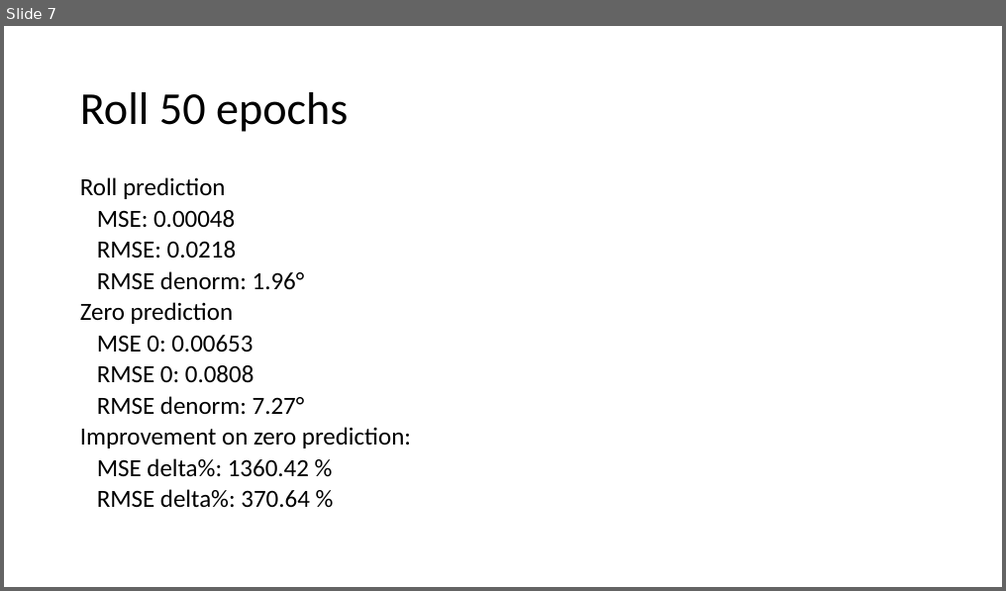
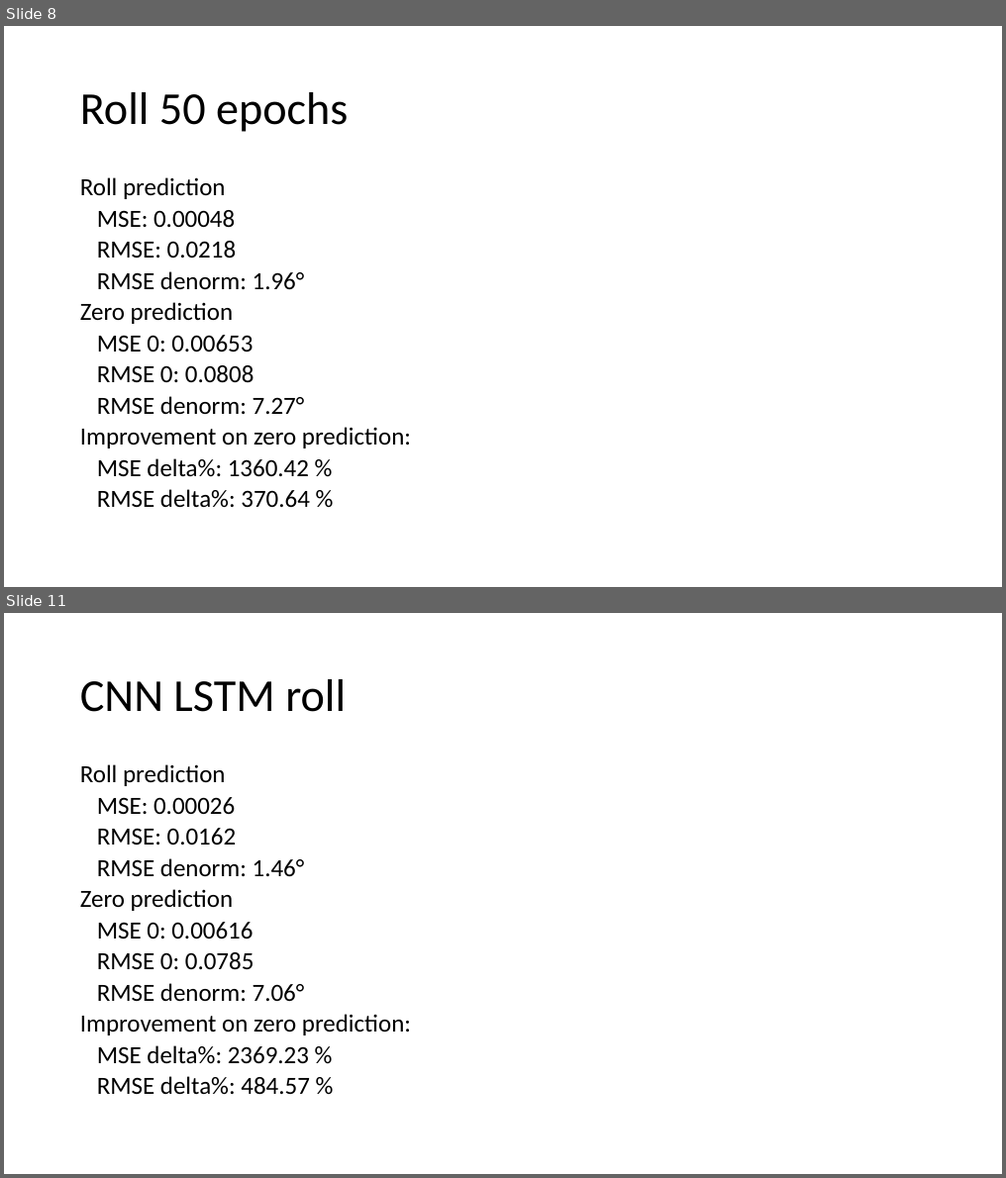
Before and after one commit to lancedw/3D-state-prediction-for-surface-vessels-using-IMU-data-and-images, a slide deck: Documentation/Presentations/Meeting 22-04-22.pptx. Shown one above the other, each under a label of ours: slide 7 before the commit, slides 8 and 11 after it; the slides between them are not shown. The pictures are 1006x591 and 1006x1178 pixels, drawn with LibreOffice and Linux fonts; fonts in the diff are those of the drawing. Boxes give left, top, right and bottom in pixels: in the first picture for what was removed or moved away, otherwise in the second. Text is boxed around its words. In the diff, an @@ line names an element or a change of style, - is before the commit and + after.

```diff
--- a/Documentation/Presentations/Meeting 22-04-22.pptx
+++ b/Documentation/Presentations/Meeting 22-04-22.pptx
@@ slide 11 added at [4,613,1002,1174], background #FFFFFF @@
@@ title added at [80,679,346,712], 44 pt, text #000000 @@
+CNN LSTM roll
@@ text added at [80,764,411,1095], 23.8 pt, text #000000 @@
+Roll prediction
+MSE: 0.00026
+RMSE: 0.0162
+RMSE denorm: 1.46°
+Zero prediction
+MSE 0: 0.00616
+RMSE 0: 0.0785
+RMSE denorm: 7.06°
+Improvement on zero prediction:
+MSE delta%: 2369.23 %
+RMSE delta%: 484.57 %
@@ what was slide 7 is now slide 8 @@
```
Also in this commit, not shown: 3 other slides added, 7 other files.
